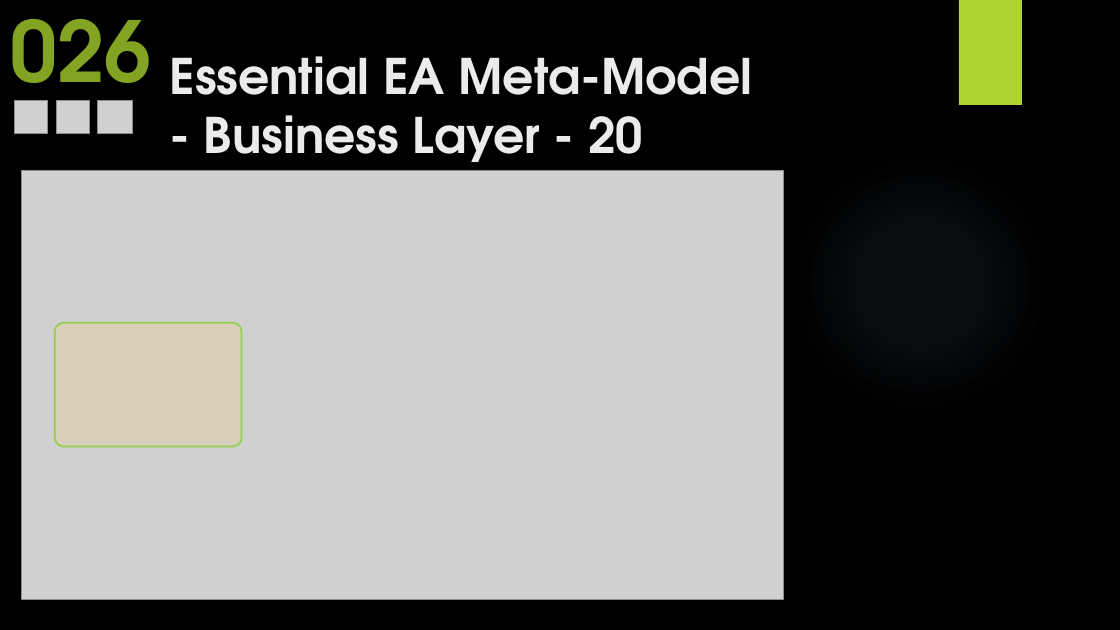
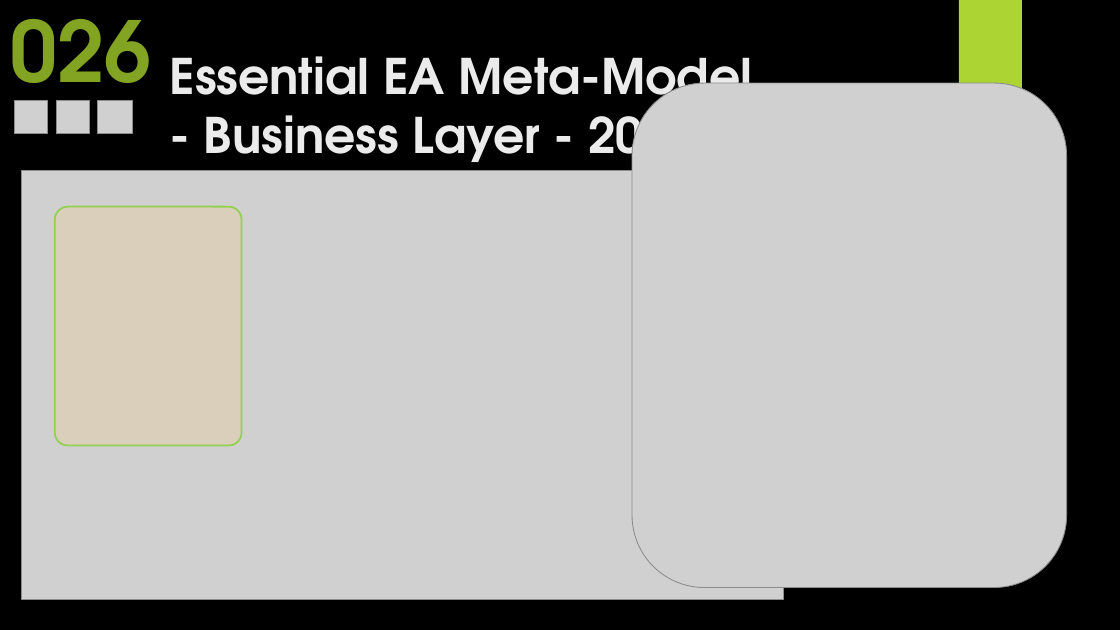
Before and after one commit to yasenstar/EA_MetaModel, a slide deck: slide 41 of Master_EAS_Meta-Model.pptx. Drawn at 1120x630 pixels with LibreOffice and Linux fonts; fonts in the diff are those of the drawing; grey boxes stand for pictures; background and template pictures are left out. Boxes give left, top, right and bottom in pixels: in the first picture for what was removed or moved away, otherwise in the second. Text is boxed around its words. In the diff, an @@ line names an element or a change of style, - is before the commit and + after.

```diff
--- a/Master_EAS_Meta-Model.pptx
+++ b/Master_EAS_Meta-Model.pptx
@@ picture added at (x1=632, y1=83, x2=1066, y2=588) @@
@@ ellipse removed at (x1=791, y1=154, x2=1049, y2=413) @@
@@ rounded rectangle resized from (x1=55, y1=323, x2=241, y2=446) to (x1=55, y1=207, x2=241, y2=445) @@
```
Also in this commit, not shown: 2 slides added, 9 other files.
